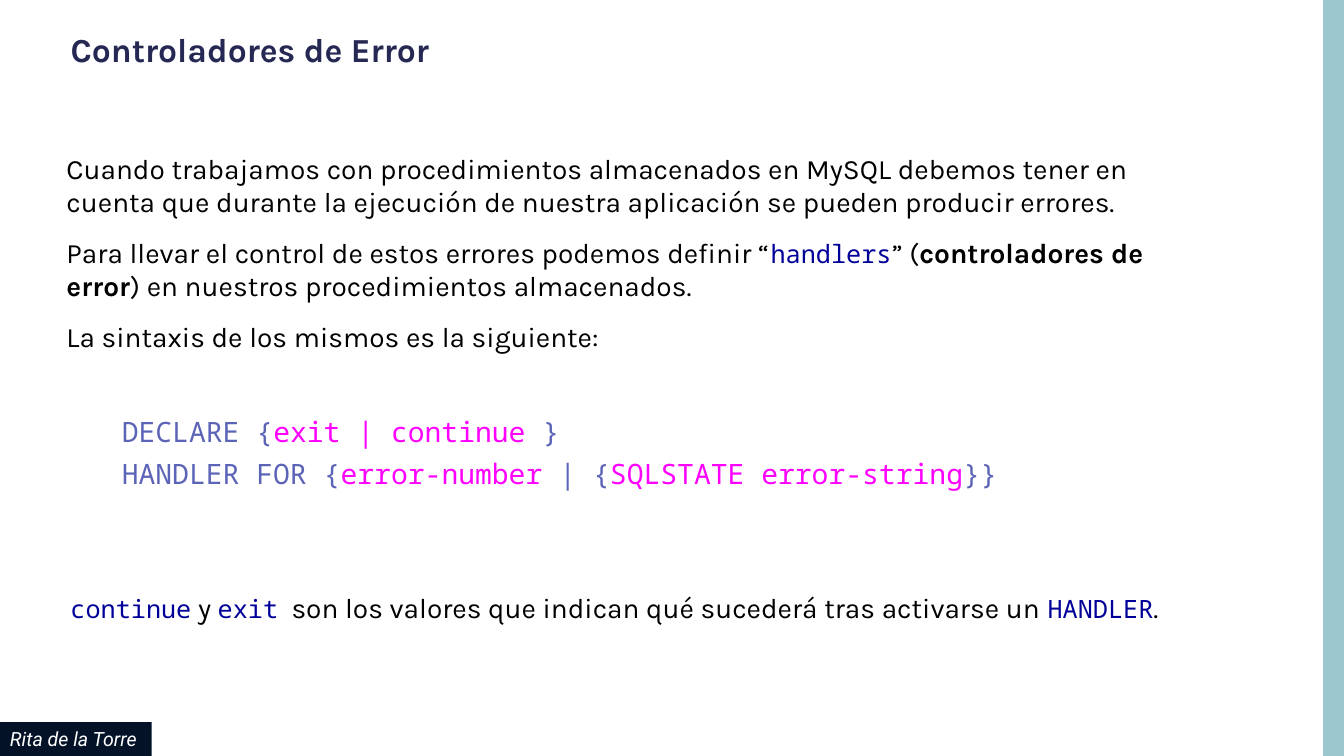
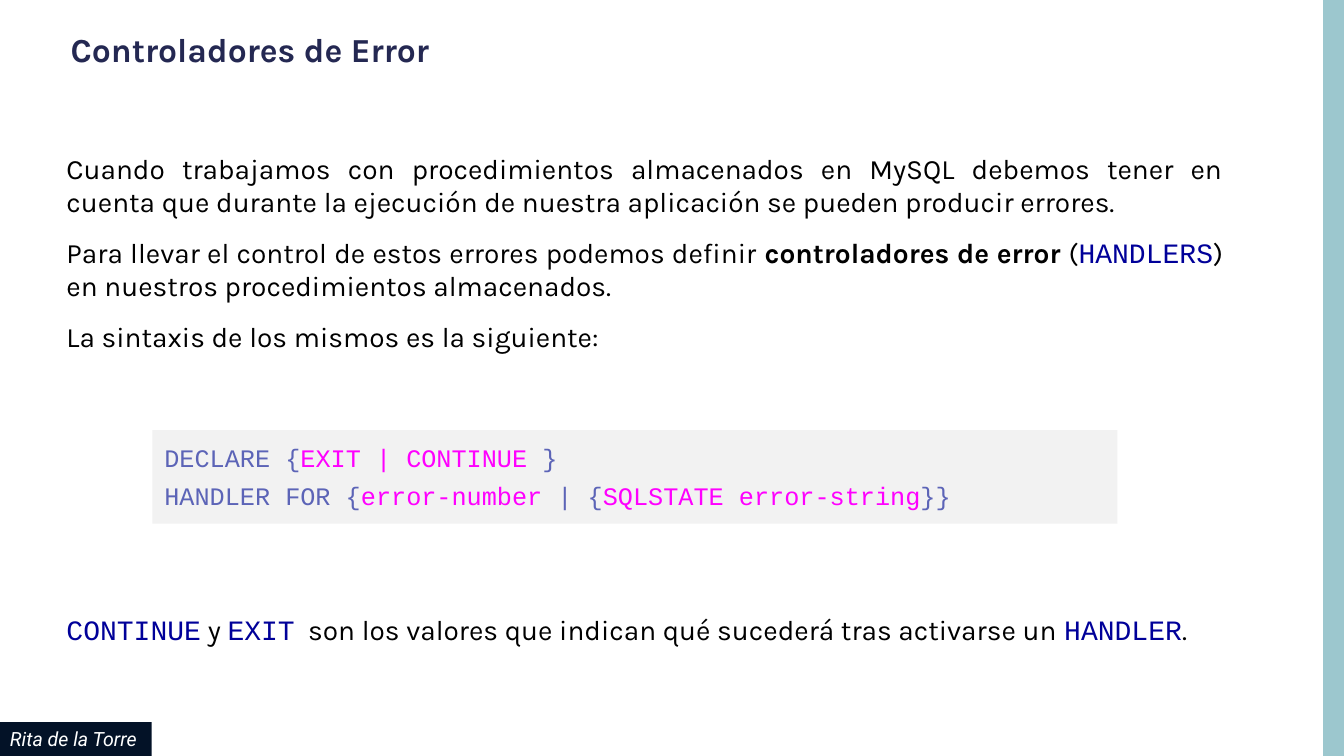
Before and after one commit to contenido-vario/MySQL, a slide deck: slide 3 of uf05/pdf/MySQL_UF05_ERRORES_TRANSACCIONES.pptx. Drawn at 1344x756 pixels with LibreOffice and Linux fonts; fonts in the diff are those of the drawing; background and template pictures are left out. Boxes give left, top, right and bottom in pixels: in the first picture for what was removed or moved away, otherwise in the second. Text is boxed around its words. In the diff, an @@ line names an element or a change of style, - is before the commit and + after.

```diff
--- a/uf05/pdf/MySQL_UF05_ERRORES_TRANSACCIONES.pptx
+++ b/uf05/pdf/MySQL_UF05_ERRORES_TRANSACCIONES.pptx
@@ text at box(66, 159, 1222, 354): alignment left to justified @@
@@ text at box(66, 243, 1224, 303): text changed @@
-Para llevar el control de estos errores podemos definir “handlers” (controladores de error) en nuestros procedimientos almacenados.
+Para llevar el control de estos errores podemos definir controladores de error (HANDLERS) en nuestros procedimientos almacenados.
@@ rectangle "DECLARE {EXIT | CONTINUE }": place and size @@
-rectangle "DECLARE {EXIT | CONTINUE }" at box(122, 420, 997, 491)
+rectangle "DECLARE {EXIT | CONTINUE }" at box(152, 431, 1117, 524)
@@ rectangle "DECLARE {EXIT | CONTINUE }" at box(152, 431, 1117, 524): fill none to #F2F2F2 @@
@@ text in rectangle at box(164, 449, 527, 472): text changed; size 20 to 18 pt; font Noto Sans Mono to Courier New @@
-DECLARE {exit | continue }
+DECLARE {EXIT | CONTINUE }
@@ text in rectangle at box(164, 487, 951, 511): size 20 to 18 pt, font Noto Sans Mono to Courier New in "HANDLER FOR {error-number | {SQLSTATE error-string}}" @@
@@ text at box(66, 618, 1187, 647): text changed @@
-continue y exit son los valores que indican qué sucederá tras activarse un HANDLER.
+CONTINUE y EXIT son los valores que indican qué sucederá tras activarse un HANDLER.
```
Also in this commit, not shown: 12 other slides changed, 4 slides added, 1 other file.
